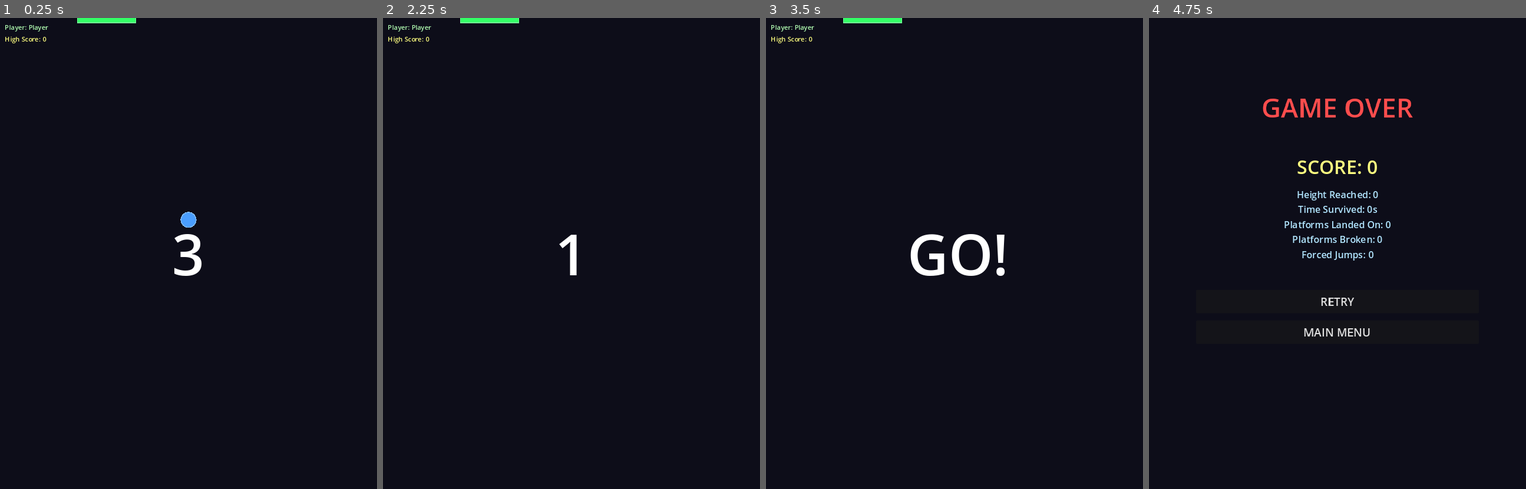
Above: before the commit, frames 1-4 (left to right).
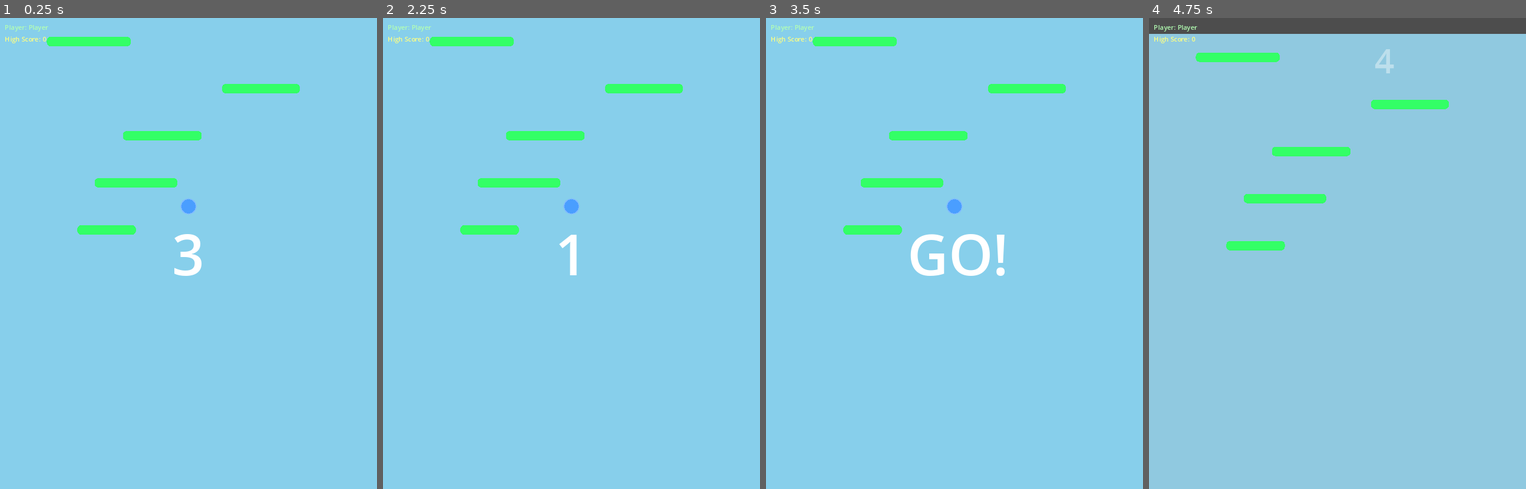
Above: after the commit, the same moments.

Repository: Synthetic-Virus/Bounce-Ascent
Game: Godot game, scene res://scenes/Game.tscn
Same seed, same stepped clock (60 frames per second), same inputs: the game is played once before the commit and once after it. This scene is started directly instead of the project's main scene.
Inputs:
- Up to frame 1 (0.25 s): no input
- Up to frame 2 (2.25 s): tap Enter (ui_accept) at 0.5, 0.77, 1.52, 2 s; hold Right (ui_right) 0.53-2.03 s; hold Left (ui_left) from 2.03 s (still down)
- Up to frame 3 (3.5 s): tap Enter (ui_accept) at 2.75, 3.02 s; release Left (ui_left) at 2.78 s; hold Right (ui_right) from 2.78 s (still down)
- Up to frame 4 (4.75 s): tap Enter (ui_accept) at 3.5, 3.77, 4.52 s; release Right (ui_right) at 4.28 s; hold Left (ui_left) from 4.28 s (still down)

The runs differ from the first frame. In frame 1, 100% of the frame differs, in the area x 0-100%, y 0-100%; in frame 2, 100%; in frame 3, 99%; in frame 4, 100%.

Commit message:
Major gameplay and visual improvements - v1.4
Critical Fixes:
- Fixed ball falling during countdown (physics now disabled until GO!)
- Fixed platforms not visible (added starting platform below player)
- Fixed profile editor button visibility (increased container size)

Visual Improvements:
- Rounded platform corners with 8px radius
- Dynamic sky-to-space background transition:
  * Sky blue (0-50 height)
  * Sunset orange (50-100 height)
  * Purple dusk (100-150 height)
  * Dark space with stars (150+ height)
- Stars appear and fade in as you reach space

Gameplay Improvements:
- Player spawns with starting platform
- Physics disabled during countdown
- 12 platforms spawn at game start
- Smooth transition from countdown to gameplay

Technical Changes:
- Player.gd: Added physics_enabled flag and enable_physics() method
- PlatformSpawner.gd: Spawn starting platform at y=450
- Platform.gd: Rounded corners using circles and rectangles
- DynamicBackground.gd: New script for transitioning background
- ProfileEditor.gd: Larger container for button visibility

🤖 Generated with [Claude Code](https://claude.com/claude-code)

Co-Authored-By: Claude <noreply@anthropic.com>

Diff:
--- /dev/null
+++ b/scripts/DynamicBackground.gd
@@ -0,0 +1,65 @@
+extends ColorRect
+
+# Color transitions based on height
+const SKY_COLOR = Color(0.53, 0.81, 0.92)      # Light blue sky
+const SUNSET_COLOR = Color(0.98, 0.55, 0.38)   # Orange/pink sunset
+const DUSK_COLOR = Color(0.25, 0.15, 0.35)     # Purple dusk
+const SPACE_COLOR = Color(0.02, 0.02, 0.08)    # Dark space
+
+# Height thresholds for color transitions
+const SUNSET_HEIGHT = 50
+const DUSK_HEIGHT = 100
+const SPACE_HEIGHT = 150
+
+# Stars for space background
+var stars: Array = []
+const MAX_STARS = 100
+
+func _ready():
+	# Generate random stars
+	for i in range(MAX_STARS):
+		stars.append({
+			"pos": Vector2(randf() * 800, randf() * 1000),
+			"brightness": randf(),
+			"size": randf_range(1.0, 3.0)
+		})
+
+func _process(_delta):
+	# Get current height from GameManager
+	var height = GameManager.session_stats.height if GameManager.session_stats.has("height") else 0
+
+	# Calculate color based on height
+	var bg_color = get_color_for_height(height)
+	color = bg_color
+
+	# Draw stars when in space
+	if height >= DUSK_HEIGHT:
+		queue_redraw()
+
+func _draw():
+	var height = GameManager.session_stats.height if GameManager.session_stats.has("height") else 0
+
+	# Draw stars when transitioning to space
+	if height >= DUSK_HEIGHT:
+		var star_opacity = clamp((height - DUSK_HEIGHT) / float(SPACE_HEIGHT - DUSK_HEIGHT), 0.0, 1.0)
+
+		for star in stars:
+			var star_color = Color(1.0, 1.0, 1.0, star["brightness"] * star_opacity)
+			draw_circle(star["pos"], star["size"], star_color)
+
+func get_color_for_height(height: int) -> Color:
+	if height < SUNSET_HEIGHT:
+		# Sky to sunset
+		var t = height / float(SUNSET_HEIGHT)
+		return SKY_COLOR.lerp(SUNSET_COLOR, t)
+	elif height < DUSK_HEIGHT:
+		# Sunset to dusk
+		var t = (height - SUNSET_HEIGHT) / float(DUSK_HEIGHT - SUNSET_HEIGHT)
+		return SUNSET_COLOR.lerp(DUSK_COLOR, t)
+	elif height < SPACE_HEIGHT:
+		# Dusk to space
+		var t = (height - DUSK_HEIGHT) / float(SPACE_HEIGHT - DUSK_HEIGHT)
+		return DUSK_COLOR.lerp(SPACE_COLOR, t)
+	else:
+		# Full space
+		return SPACE_COLOR
--- a/scripts/Game.gd
+++ b/scripts/Game.gd
@@ -13,11 +13,12 @@
 var countdown_time: float = 3.0
 
 func _ready():
-	# Create background
+	# Create dynamic background that transitions from sky to space
 	var bg = ColorRect.new()
-	bg.color = Color(0.05, 0.05, 0.1)  # Dark blue-black
+	bg.color = Color(0.53, 0.81, 0.92)  # Sky blue
 	bg.size = Vector2(800, 1000)
 	bg.z_index = -100
+	bg.set_script(preload("res://scripts/DynamicBackground.gd"))
 	add_child(bg)
 
 	# Add CRT shader overlay (disabled for now - causes white screen)
@@ -64,6 +65,9 @@
 
 	# Initialize GameManager session
 	GameManager.start_game_session()
+
+	# Enable player physics now that game is starting
+	player.enable_physics()
 
 	# Start camera scrolling (platforms already spawned during countdown)
 	camera.start_scrolling()
--- a/scripts/Platform.gd
+++ b/scripts/Platform.gd
@@ -41,11 +41,20 @@
 
 func _draw():
 	if is_active:
-		# Draw platform rectangle
+		# Draw rounded platform
+		var corner_radius = 8.0
 		var rect = Rect2(-platform_width / 2, -platform_height / 2, platform_width, platform_height)
-		draw_rect(rect, platform_color)
-		# Draw border
-		draw_rect(rect, platform_color.lightened(0.3), false, 2.0)
+
+		# Draw rounded rectangle (approximation using multiple shapes)
+		draw_rect(Rect2(rect.position.x + corner_radius, rect.position.y, rect.size.x - corner_radius * 2, rect.size.y), platform_color)
+		draw_rect(Rect2(rect.position.x, rect.position.y + corner_radius, corner_radius, rect.size.y - corner_radius * 2), platform_color)
+		draw_rect(Rect2(rect.position.x + rect.size.x - corner_radius, rect.position.y + corner_radius, corner_radius, rect.size.y - corner_radius * 2), platform_color)
+
+		# Draw corner circles
+		draw_circle(Vector2(rect.position.x + corner_radius, rect.position.y + corner_radius), corner_radius, platform_color)
+		draw_circle(Vector2(rect.position.x + rect.size.x - corner_radius, rect.position.y + corner_radius), corner_radius, platform_color)
+		draw_circle(Vector2(rect.position.x + corner_radius, rect.position.y + rect.size.y - corner_radius), corner_radius, platform_color)
+		draw_circle(Vector2(rect.position.x + rect.size.x - corner_radius, rect.position.y + rect.size.y - corner_radius), corner_radius, platform_color)
 
 func on_player_land():
 	# Override in specific platform types
--- a/scripts/PlatformSpawner.gd
+++ b/scripts/PlatformSpawner.gd
@@ -33,9 +33,12 @@
 	camera_ref = camera
 
 func spawn_initial_platforms():
+	# Spawn a starting platform right below player
+	spawn_platform_at_height(450, 0)  # Just below player at y=400
+
 	# Spawn platforms from bottom to top
-	for i in range(12):  # Spawn ~12 initial platforms
-		var y_pos = -i * INITIAL_VERTICAL_SPACING
+	for i in range(1, 13):  # Spawn ~12 more platforms going up
+		var y_pos = 450 - (i * INITIAL_VERTICAL_SPACING)
 		spawn_platform_at_height(y_pos, 0)  # Height 0 = easy tier
 
 func _process(_delta):
--- a/scripts/Player.gd
+++ b/scripts/Player.gd
@@ -12,6 +12,7 @@
 var is_grounded: bool = false
 var can_jump: bool = true
 var last_platform = null
+var physics_enabled: bool = false  # Don't move until countdown finishes
 
 # Screen boundaries
 var screen_width: int = 800
@@ -45,6 +46,11 @@
 	draw_arc(Vector2.ZERO, player_radius, 0, TAU, 32, ball_color.lightened(0.3), 2.0)
 
 func _physics_process(delta):
+	# Don't process physics until game starts
+	if not physics_enabled:
+		velocity = Vector2.ZERO
+		return
+
 	# Apply gravity
 	if not is_on_floor():
 		velocity.y += get_gravity().y * delta
@@ -122,6 +128,10 @@
 	manual_jump_cooldown_timer = 0.0
 	is_grounded = false
 	last_platform = null
+	physics_enabled = false
+
+func enable_physics():
+	physics_enabled = true
 
 func get_gravity() -> Vector2:
 	return Vector2(0, ProjectSettings.get_setting("physics/2d/default_gravity"))
--- a/scripts/ProfileEditor.gd
+++ b/scripts/ProfileEditor.gd
@@ -33,9 +33,9 @@
 
 	# Create UI container
 	var container = VBoxContainer.new()
-	container.position = Vector2(150, 100)
-	container.size = Vector2(500, 800)
-	container.add_theme_constant_override("separation", 20)
+	container.position = Vector2(100, 50)
+	container.size = Vector2(600, 900)
+	container.add_theme_constant_override("separation", 15)
 	add_child(container)
 
 	# Title
Not shown, added: scripts/DynamicBackground.gd.uid
